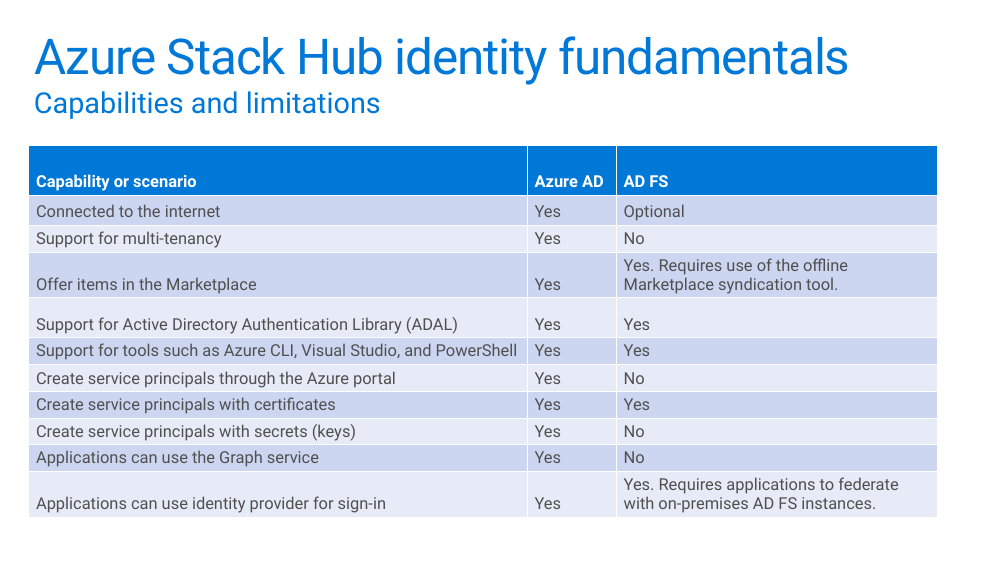
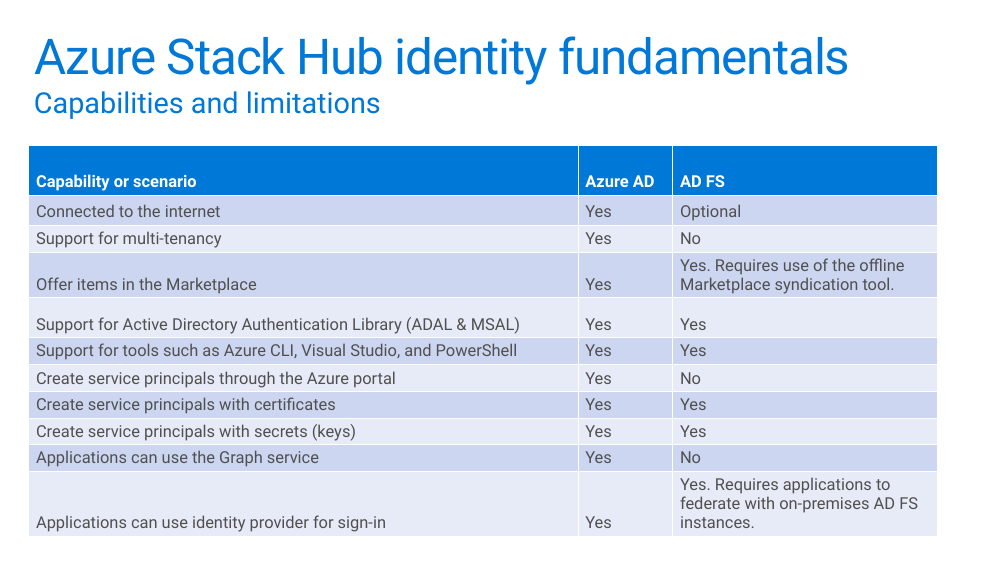
Before and after one commit to Azure-Samples/Azure-Stack-Hub-Foundation-Core, a slide deck: slide 23 of ASF-Training/ASF-slides/M03a Azure Stack Hub Identity.pptx (slide 22 before the commit). Drawn at 1008x567 pixels with LibreOffice and Linux fonts; fonts in the diff are those of the drawing. Boxes give left, top, right and bottom in pixels: in the first picture for what was removed or moved away, otherwise in the second. Text is boxed around its words. In the diff, an @@ line names an element or a change of style, - is before the commit and + after.

```diff
--- a/ASF-Training/ASF-slides/M03a Azure Stack Hub Identity.pptx
+++ b/ASF-Training/ASF-slides/M03a Azure Stack Hub Identity.pptx
@@ table at (29, 145, 938, 543) @@
-row 5, column 1: Support for Active Directory Authentication Library (ADAL)
+row 5, column 1: Support for Active Directory Authentication Library (ADAL & MSAL)
-row 9, column 3: No
+row 9, column 3: Yes
```
Also in this commit, not shown: 4 other slides changed, 2 slides added, 2 slides removed, 43 other files.
